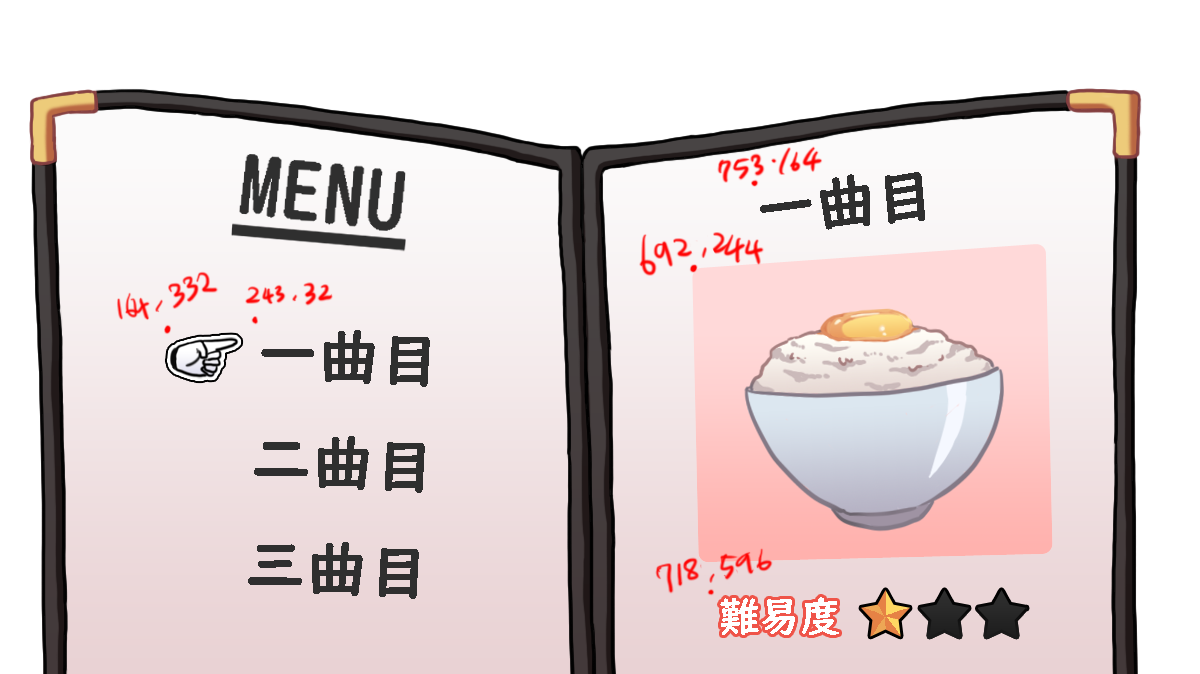
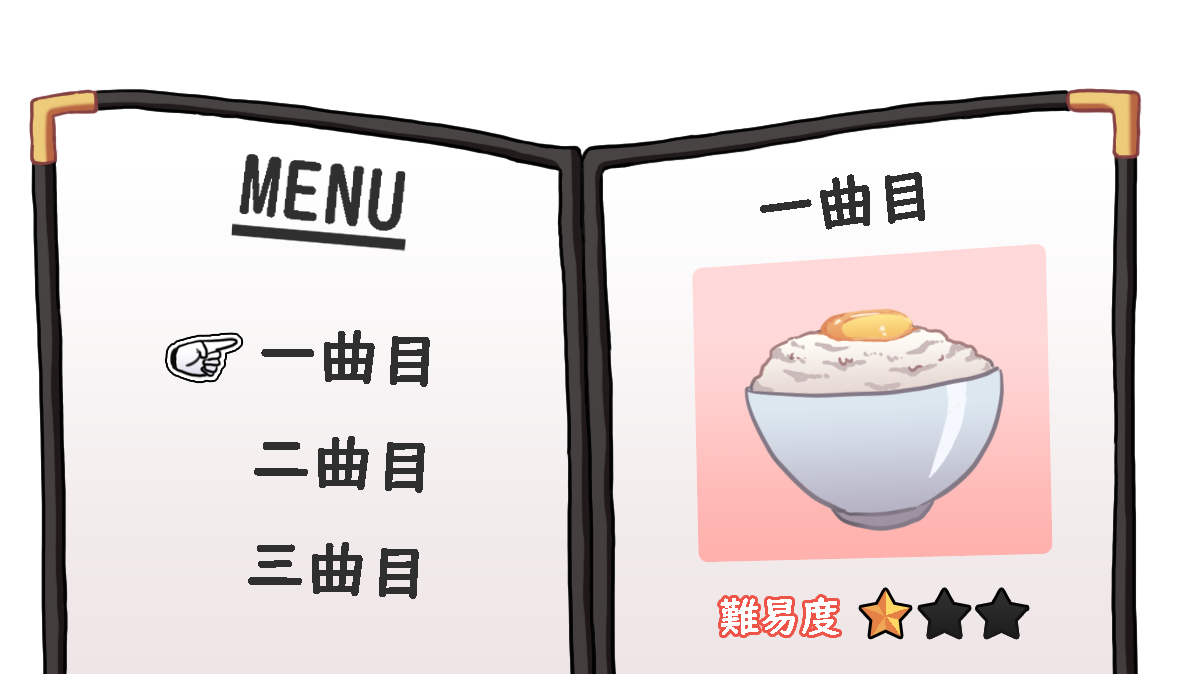
Layered file, before and after one edit (1200x674). Changes by layer:
hid "レイヤー 19" over [116, 146, 823, 596]
painted on "レイヤー 10" over [40, 157, 1138, 674]
hid "レイヤー 5" over [54, 109, 1115, 674]
